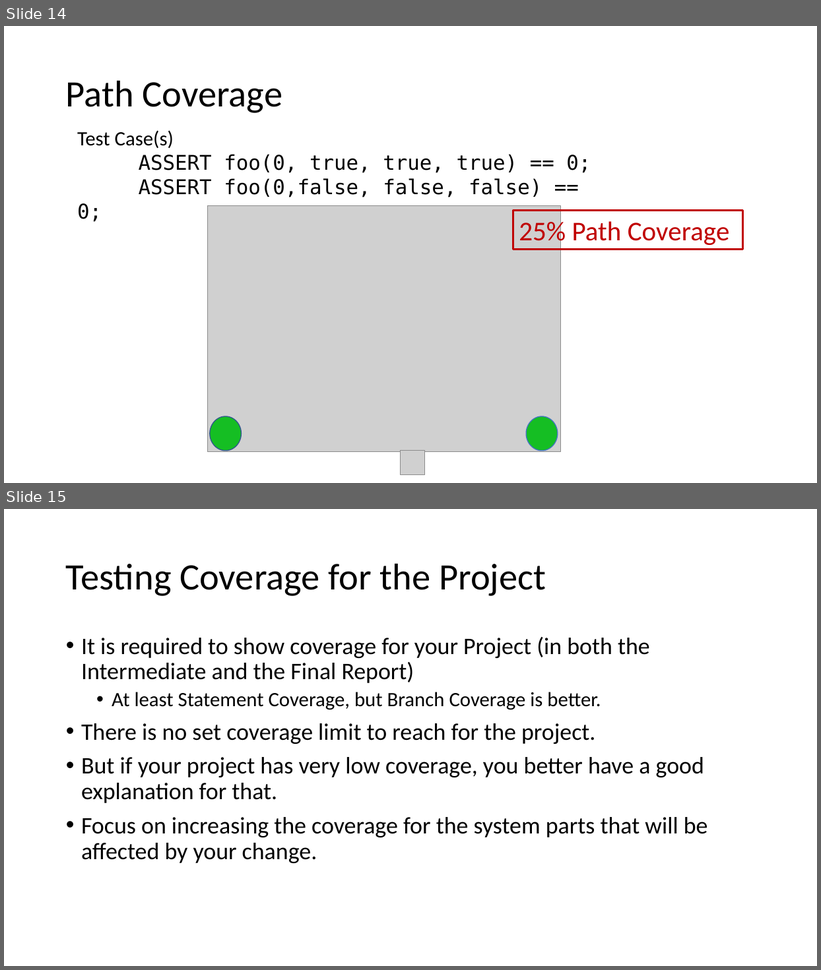
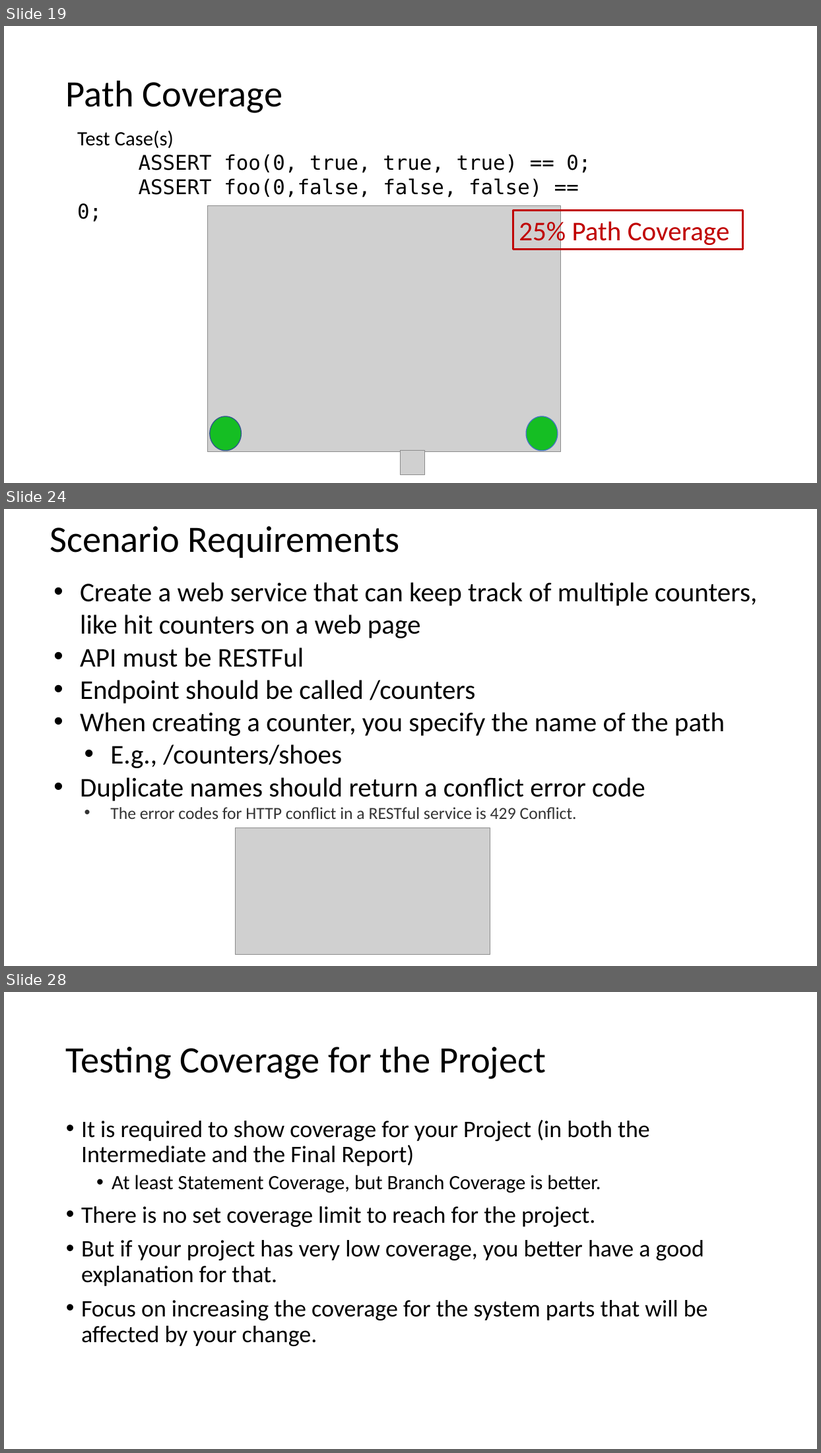
Before and after one commit to johnxu21/johnxu21.github.io, a slide deck: teaching/CS472-Spring2023/Timetable/Testing.pptx. Shown one above the other, each under a label of ours: slides 14 and 15 before the commit, slides 19, 24 and 28 after it; the slides between them are not shown. The pictures are 821x970 and 821x1453 pixels, drawn with LibreOffice and Linux fonts; fonts in the diff are those of the drawing; grey boxes stand for pictures. Boxes give left, top, right and bottom in pixels: in the first picture for what was removed or moved away, otherwise in the second. Text is boxed around its words. In the diff, an @@ line names an element or a change of style, - is before the commit and + after.

```diff
--- a/teaching/CS472-Spring2023/Timetable/Testing.pptx
+++ b/teaching/CS472-Spring2023/Timetable/Testing.pptx
@@ slide 24 added at (4, 509, 817, 966), background #FFFFFF @@
@@ title added at (50, 526, 399, 558), 44 pt, text #000000 @@
+Scenario Requirements
@@ text added at (80, 582, 757, 819), 32 pt, text #000000 @@
+• Create a web service that can keep track of multiple counters, like hit counters on a web page
+• API must be RESTFul
+• Endpoint should be called /counters
+• When creating a counter, you specify the name of the path
+  • E.g., /counters/shoes
+• Duplicate names should return a conflict error code
+  • The error codes for HTTP conflict in a RESTful service is 429 Conflict.
@@ picture added at (235, 828, 490, 955) @@
@@ what was slide 14 is now slide 19 @@
@@ what was slide 15 is now slide 28 @@
```
Also in this commit, not shown: 1 slide changed, 13 other slides added, 1 slide removed, 3 other files.
